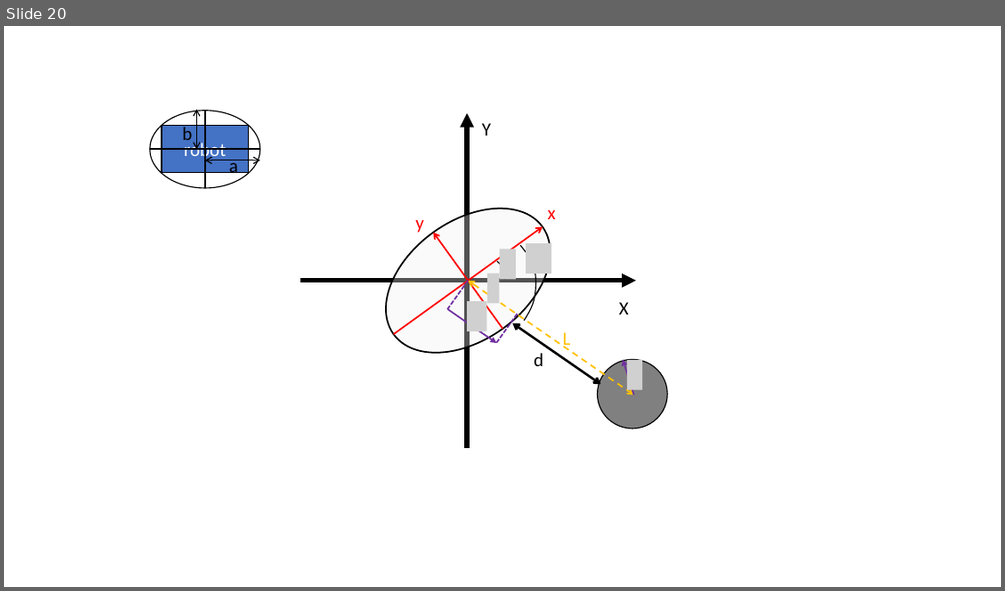
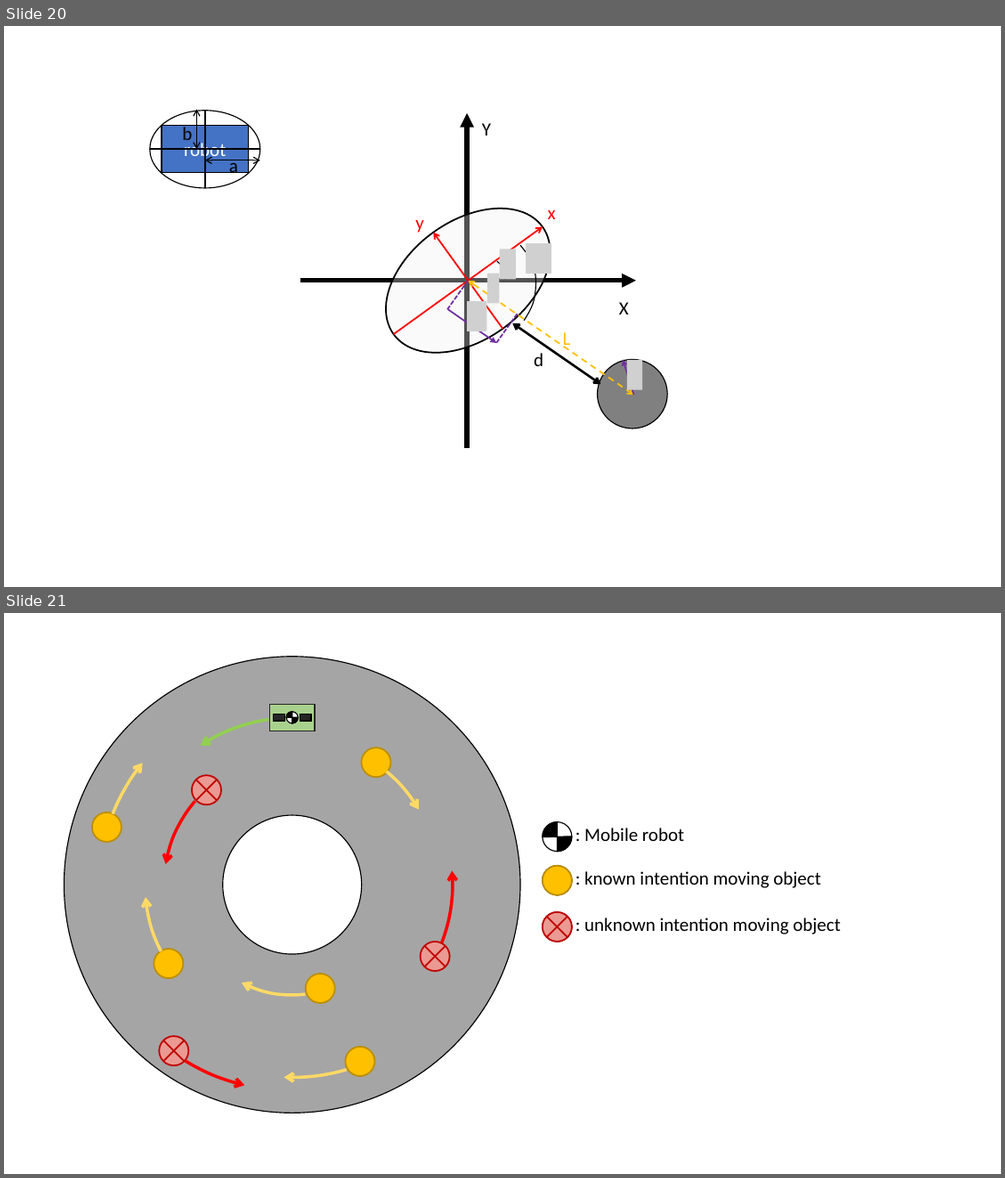
Before and after one commit to Yi-An-Wang/institute_information, a slide deck: path_planing/VO_code_try/robot_properties3.pptx. Shown one above the other, each under a label of ours: slide 20 before the commit, slides 20 and 21 after it. The pictures are 1005x591 and 1005x1178 pixels, drawn with LibreOffice and Linux fonts; fonts in the diff are those of the drawing; grey boxes stand for pictures. Boxes give left, top, right and bottom in pixels: in the first picture for what was removed or moved away, otherwise in the second. Text is boxed around its words. In the diff, an @@ line names an element or a change of style, - is before the commit and + after.

Commit message:
2024/12/13-1

```diff
--- a/path_planing/VO_code_try/robot_properties3.pptx
+++ b/path_planing/VO_code_try/robot_properties3.pptx
@@ slide 21 added at box(4, 613, 1001, 1174), background #FFFFFF @@
@@ donut added at box(64, 657, 520, 1112), fill #A5A5A5, outline #000000 1 pt @@
@@ arc (boxed as its full ellipse) added at box(86, 679, 498, 1091), outline #FF0000 3 pt @@
@@ arc (boxed as its full ellipse) added at box(100, 691, 485, 1078), outline #FFD966 3 pt @@
@@ arc (boxed as its full ellipse) added at box(100, 691, 485, 1078), outline #FFD966 3 pt @@
@@ arc (boxed as its full ellipse) added at box(126, 718, 459, 1051), outline #92D050 3 pt @@
@@ group added at box(269, 705, 315, 731): 3 rectangles, 2 pie slice (boxed as its full ellipse)s, 1 flow chart or @@
@@ arc (boxed as its full ellipse) added at box(132, 724, 453, 1046), outline #FF0000 3 pt @@
@@ arc (boxed as its full ellipse) added at box(146, 737, 440, 1032), outline #FFD966 3 pt @@
@@ arc (boxed as its full ellipse) added at box(146, 737, 440, 1032), outline #FFD966 3 pt @@
@@ arc (boxed as its full ellipse) added at box(164, 756, 421, 1013), outline #FF0000 3 pt @@
@@ ellipse added at box(362, 747, 390, 777), fill #FFC000, outline #BD8E00 1.5 pt @@
@@ arc (boxed as its full ellipse) added at box(182, 774, 403, 995), outline #FFD966 3 pt @@
@@ flow chart summing junction added at box(192, 775, 221, 804), fill #EA9A92, outline #C00000 1.5 pt @@
@@ ellipse added at box(92, 812, 121, 842), fill #FFC000, outline #BD8E00 1.5 pt @@
@@ group added at box(542, 821, 684, 851): 2 pie slice (boxed as its full ellipse)s, 1 flow chart or, 1 text @@
+: Mobile robot
@@ group added at box(542, 866, 820, 895): 2 pie slice (boxed as its full ellipse)s, 1 flow chart or, 1 text, 1 ellipse @@
+: known intention moving object
@@ group added at box(542, 912, 840, 941): 2 pie slice (boxed as its full ellipse)s, 1 flow chart or, 1 text, 1 flow chart summing junction @@
+: unknown intention moving object
@@ ellipse added at box(154, 949, 183, 978), fill #FFC000, outline #BD8E00 1.5 pt @@
@@ flow chart summing junction added at box(421, 941, 450, 971), fill #EA9A92, outline #C00000 1.5 pt @@
@@ ellipse added at box(306, 973, 334, 1003), fill #FFC000, outline #BD8E00 1.5 pt @@
@@ flow chart summing junction added at box(159, 1037, 188, 1065), fill #EA9A92, outline #C00000 1.5 pt @@
@@ ellipse added at box(345, 1046, 374, 1076), fill #FFC000, outline #BD8E00 1.5 pt @@
```
Also in this commit, not shown: 1 slide removed.
